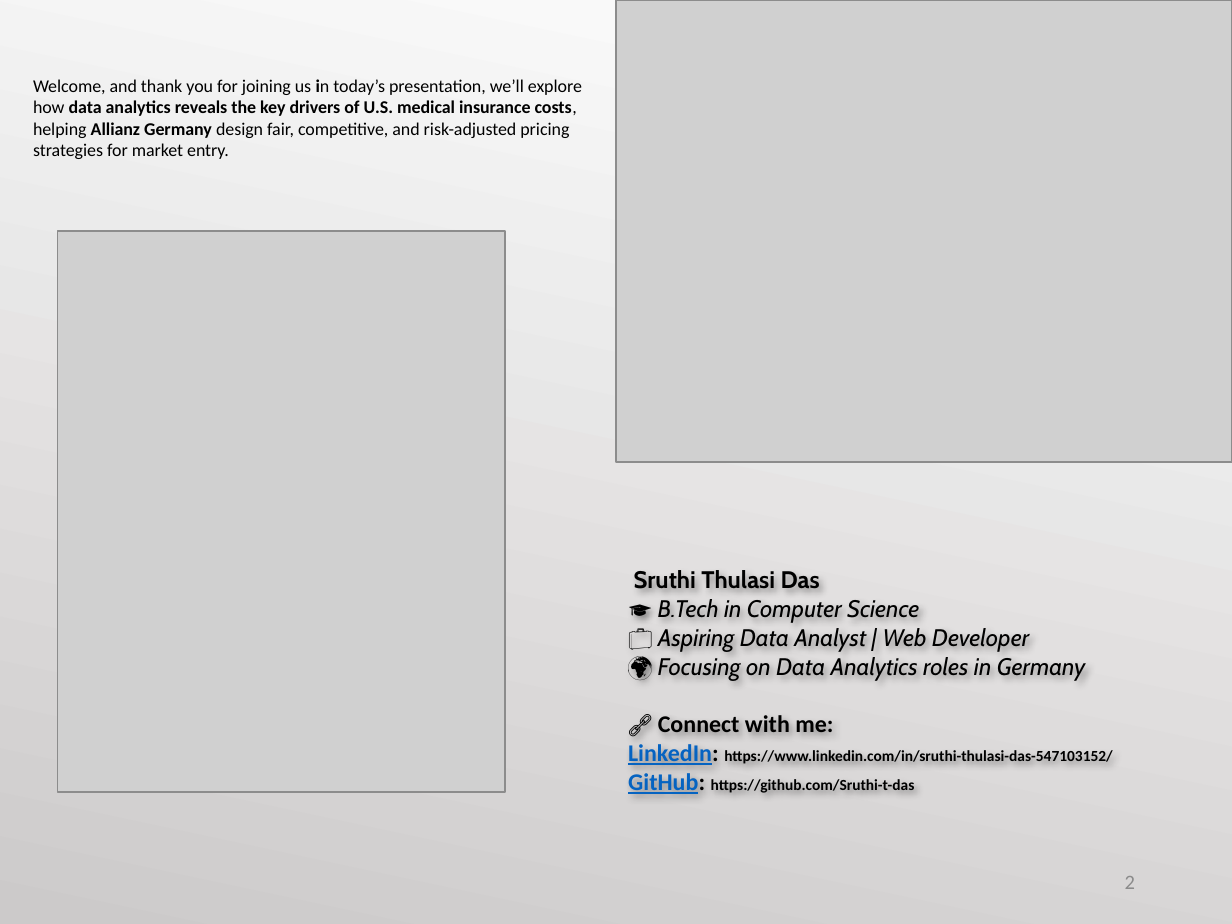
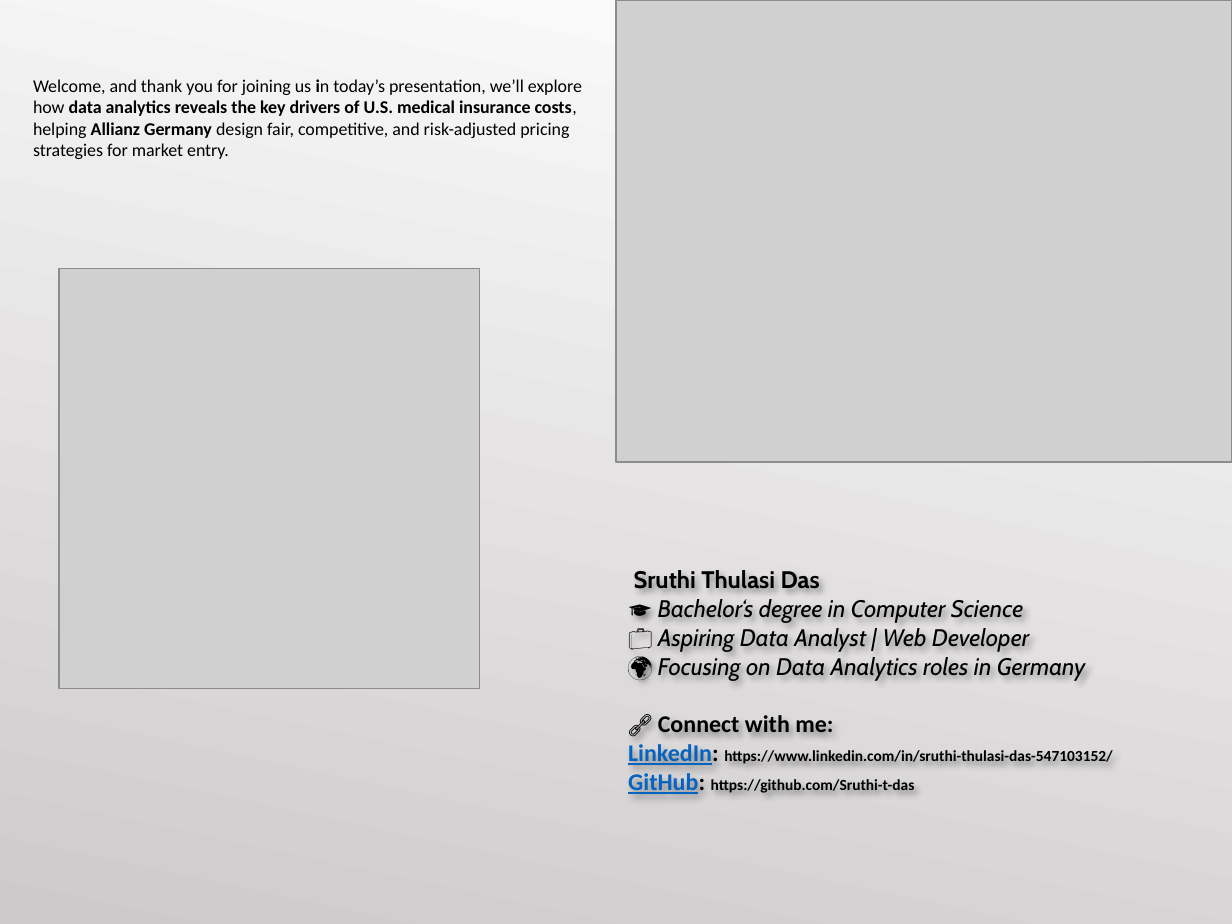
Before and after one commit to Sruthi-t-das/Med_Insurance_Finalproject, a slide deck: slide 2 of Allianz_US_Insurance_Strategy_PPTX.pptx. Drawn at 1232x924 pixels with LibreOffice and Linux fonts; fonts in the diff are those of the drawing; grey boxes stand for pictures. Boxes give left, top, right and bottom in pixels: in the first picture for what was removed or moved away, otherwise in the second. Text is boxed around its words. In the diff, an @@ line names an element or a change of style, - is before the commit and + after.

```diff
--- a/Allianz_US_Insurance_Strategy_PPTX.pptx
+++ b/Allianz_US_Insurance_Strategy_PPTX.pptx
@@ picture: place and size @@
-picture at (58,232,505,792)
+picture at (59,269,479,689)
@@ text at (634,570,1086,681): text changed @@
-Sruthi Thulasi Das
-🎓 B.Tech in Computer Science
-💼 Aspiring Data Analyst | Web Developer
-🌍 Focusing on Data Analytics roles in Germany
+Sruthi Thulasi Das
+🎓 Bachelor‘s degree in Computer Science
+💼 Aspiring Data Analyst | Web Developer
+🌍 Focusing on Data Analytics roles in Germany
@@ page number removed at (1125,876,1135,889) @@
-2
```
Also in this commit, not shown: 23 other slides changed, 1 slide added, 5 other files.
